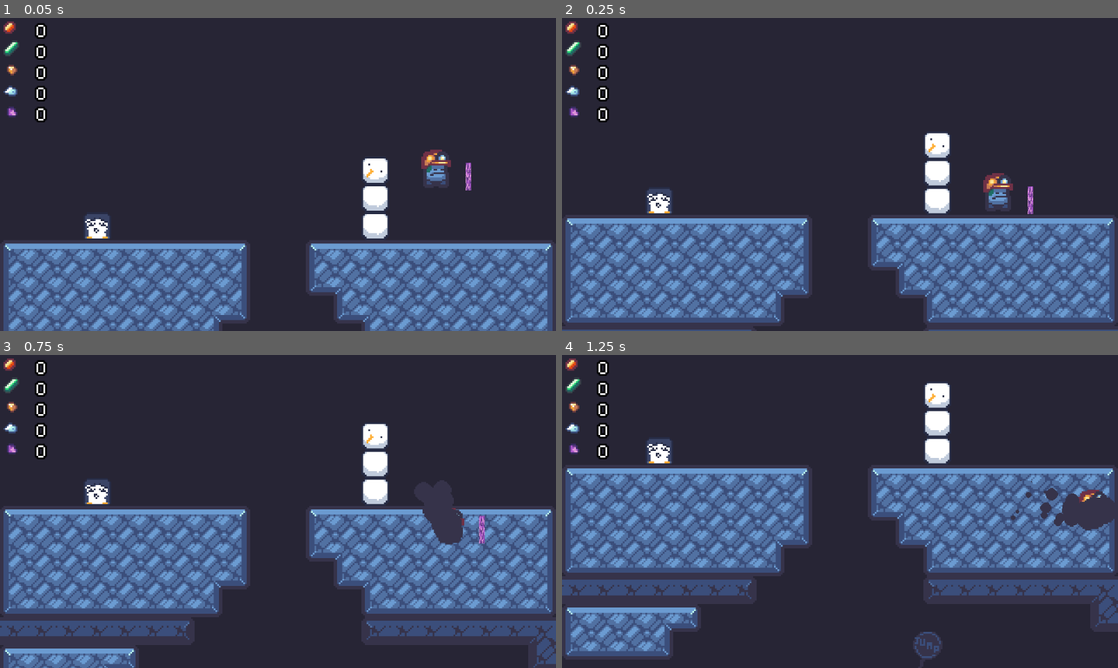
Above: before the commit, frames 1-4 (two rows, left to right).
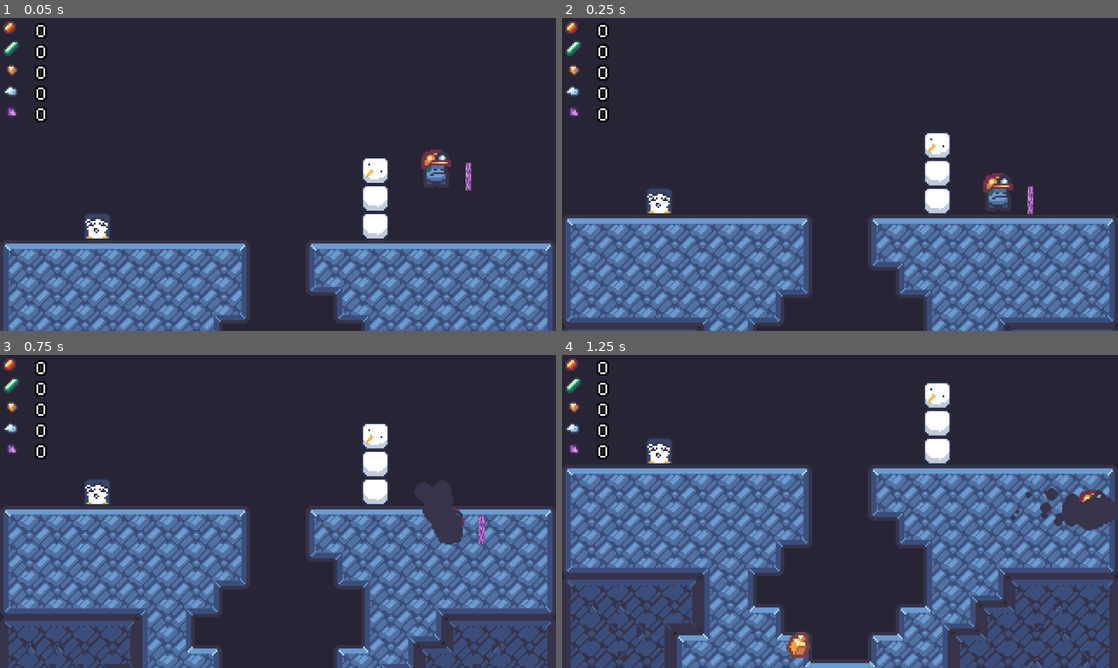
Above: after the commit, the same moments.

Repository: Ninesliced/ludumdare-57
Game: Godot game, scene res://scenes/main.tscn
The game is run twice, just before and just after one commit, with the same random seed, the same clock (stepped at 60 frames per second) and the same inputs. The engine's default icon, where the game draws it, is replaced by a stand-in: a white triangle on a blue panel in a dark square.
Inputs (mouse positions are in pixels of both pictures, inside the frame that each line leads up to):
- Up to frame 1 (0.05 s): no input
- Up to frame 2 (0.25 s): no input
- Up to frame 3 (0.75 s): move the mouse to (400, 495) at 0.52 s; hold D (right) from 0.53 s (still down); hold J (burrow) from 0.53 s (still down); click (400, 495) at 0.67 s
- Up to frame 4 (1.25 s): keep holding D (right); keep holding J (burrow); tap Space (jump) at 0.77 s

Frame 1 is identical in both runs. In frame 2, 0.8% of the frame differs, in the area x 0-100%, y 95-100%; in frame 3, 8.0%; in frame 4, 17%, in the area x 0-100%, y 67-100%.

Commit message:
ressource all

Diff:
--- a/scenes/map/map_loader.gd
+++ b/scenes/map/map_loader.gd
@@ -93,9 +93,9 @@
 var layerD_instance = preload("res://scenes/map/layer/LayerD.tscn").instantiate()
 var layerE_instance = preload("res://scenes/map/layer/LayerE.tscn").instantiate()
 
-var layers_ressources = [layerE_instance]
-
-var layers_ressources2 = [layerA_instance,layerA_instance, layerA_instance,
+var layers_ressources2 = [layerE_instance]
+
+var layers_ressources = [layerA_instance,layerA_instance, layerA_instance,
 						layerC_instance, layerC_instance,
 						layerD_instance,
 						layerB_instance,
Not shown: 2 places in scenes/entities/player/player.tscn that only renumber resources
